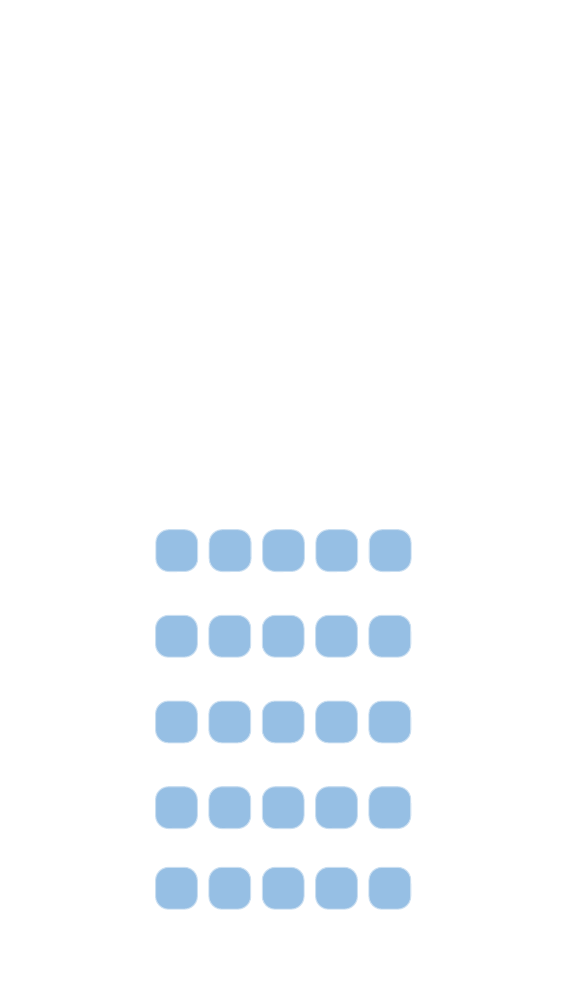
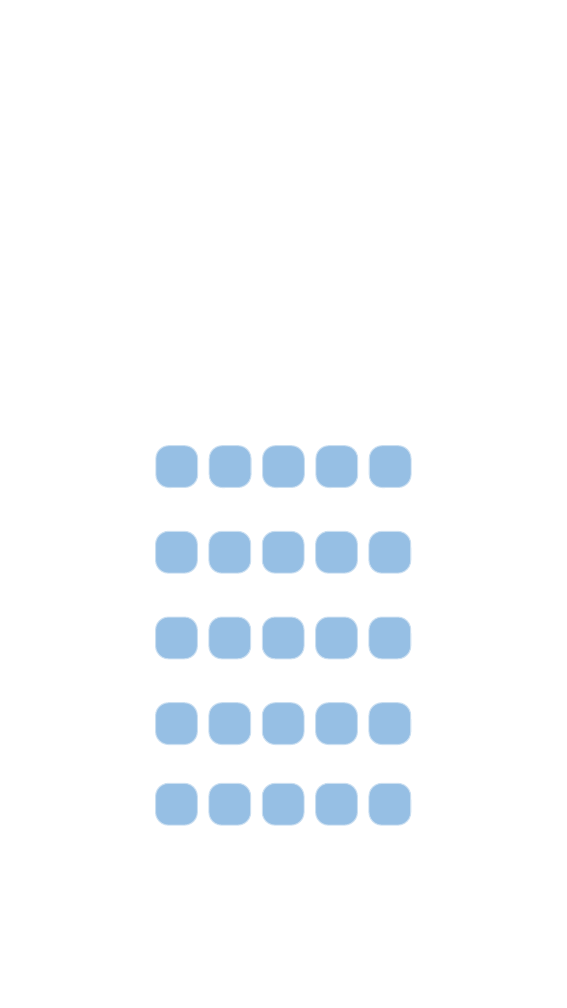
Before and after one commit to coolyangzc/SideTouchExample, a slide deck: slide 4 of app/src/main/res/picfactory.pptm. Drawn at 567x1008 pixels with LibreOffice and Linux fonts; fonts in the diff are those of the drawing; background and template pictures are left out. Boxes give left, top, right and bottom in pixels: in the first picture for what was removed or moved away, otherwise in the second. Text is boxed around its words. In the diff, an @@ line names an element or a change of style, - is before the commit and + after.

```diff
--- a/app/src/main/res/picfactory.pptm
+++ b/app/src/main/res/picfactory.pptm
@@ 25 rounded rectangles, 1 rectangle: place and size @@
-25 rounded rectangles, 1 rectangle at [142,504,426,1008]
+25 rounded rectangles, 1 rectangle at [142,421,426,925]
```
Also in this commit, not shown: 3 other files.
